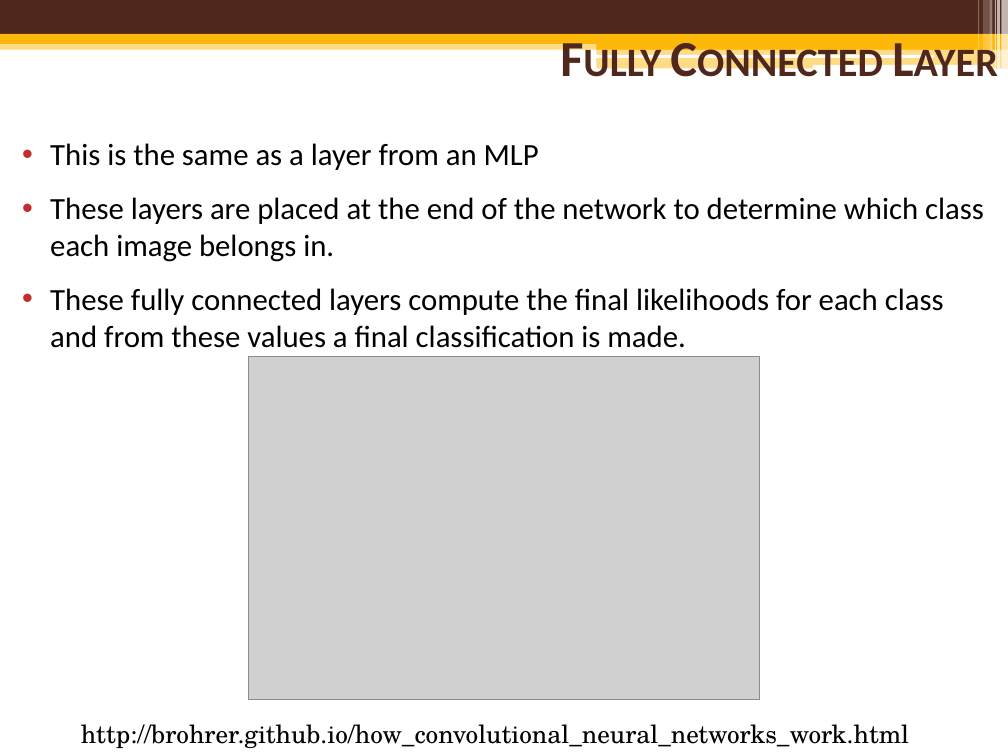
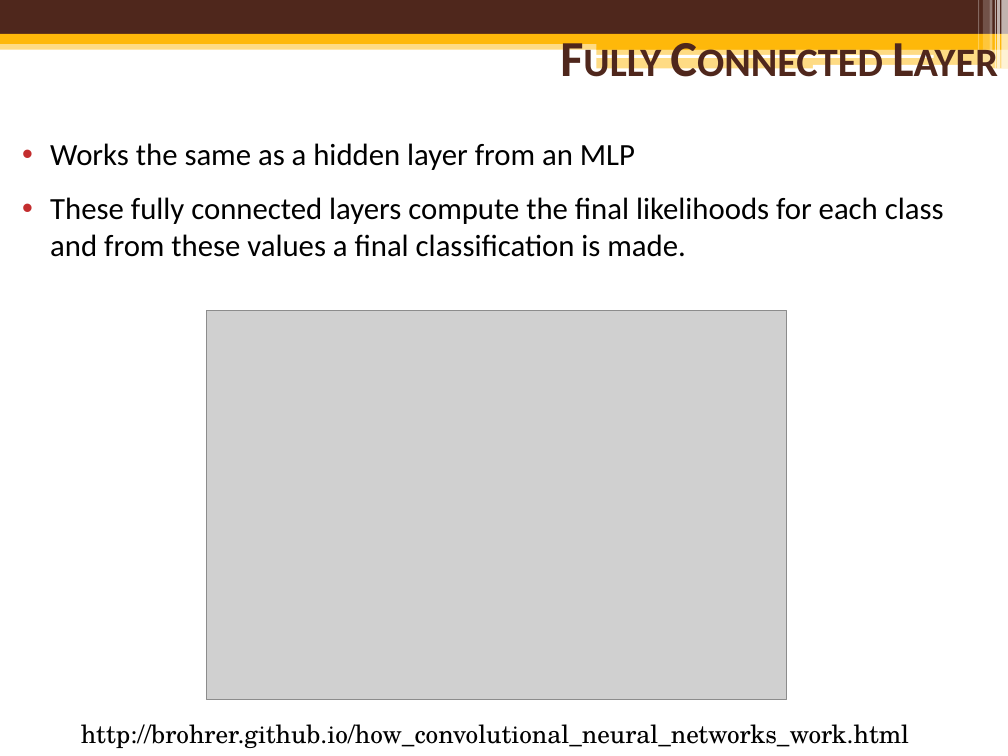
Before and after one commit to mcguires5/MachineLearning1, a slide deck: slide 14 of ConvolutionNeuralNetwork.pptx. Drawn at 1008x756 pixels with LibreOffice and Linux fonts; fonts in the diff are those of the drawing; grey boxes stand for pictures; background and template pictures are left out. Boxes give left, top, right and bottom in pixels: in the first picture for what was removed or moved away, otherwise in the second. Text is boxed around its words. In the diff, an @@ line names an element or a change of style, - is before the commit and + after.

```diff
--- a/ConvolutionNeuralNetwork.pptx
+++ b/ConvolutionNeuralNetwork.pptx
@@ text at <box>50,143,635,170</box>: text changed @@
-• This is the same as a layer from an MLP
-• These layers are placed at the end of the network to determine which class each image belongs in.
+• Works the same as a hidden layer from an MLP
@@ picture: place and size @@
-picture at <box>248,357,759,701</box>
+picture at <box>207,310,787,701</box>
```
Also in this commit, not shown: 2 other slides changed, 11 other files.
